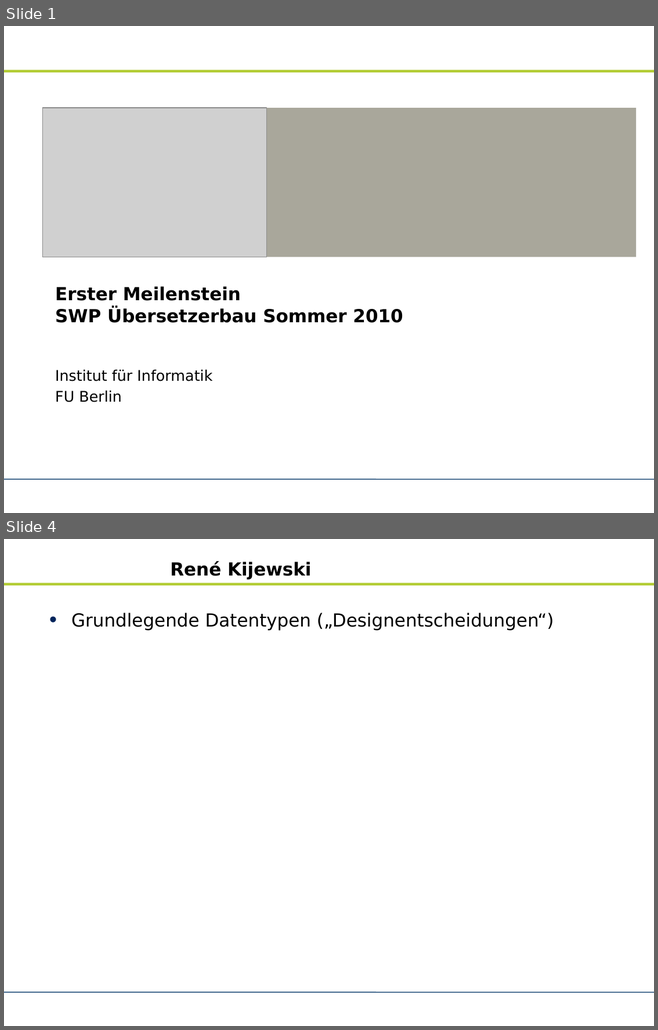
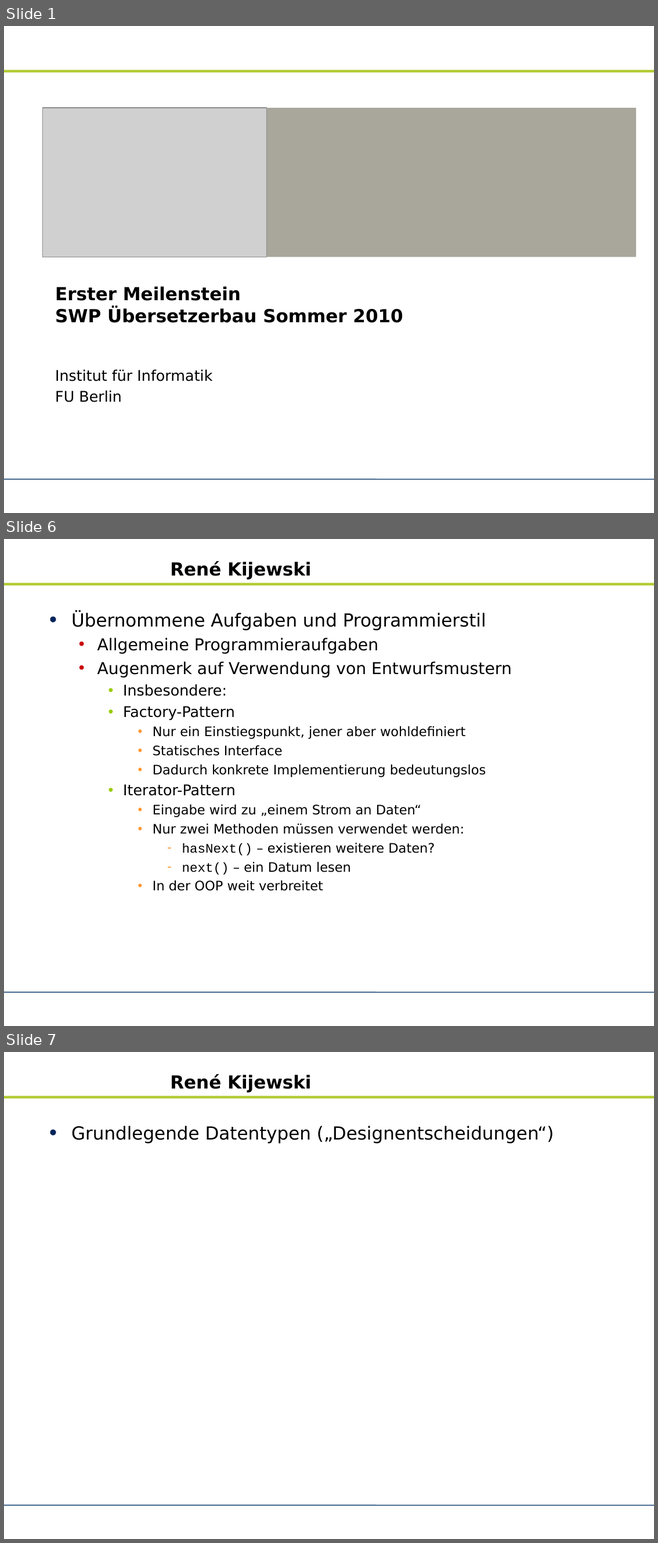
Before and after one commit to zhongxinhua/sose10-swp-uebersetzerbau, a slide deck: trunk/dokumentation/rk-kundenpraesentation.odp. Shown one above the other, each under a label of ours: slides 1 and 4 before the commit, slides 1, 6 and 7 after it; the slides between them are not shown. The pictures are 658x1030 and 658x1543 pixels, drawn with LibreOffice and Linux fonts; fonts in the diff are those of the drawing; grey boxes stand for pictures; background and template pictures are left out. Boxes give left, top, right and bottom in pixels: in the first picture for what was removed or moved away, otherwise in the second. Text is boxed around its words. In the diff, an @@ line names an element or a change of style, - is before the commit and + after.

```diff
--- a/trunk/dokumentation/rk-kundenpraesentation.odp
+++ b/trunk/dokumentation/rk-kundenpraesentation.odp
@@ slide 6 added at box(4, 539, 654, 1026), background #FFFFFF; not listed: 2 template elements that a slide beside it also shows @@
@@ title added at box(170, 561, 311, 580), 22 pt, text #000000, bold @@
+René Kijewski
@@ text added at box(71, 611, 511, 891), 16 pt, text #000000 @@
+• Übernommene Aufgaben und Programmierstil
+  • Allgemeine Programmieraufgaben
+  • Augenmerk auf Verwendung von Entwurfsmustern
+    • Insbesondere:
+    • Factory-Pattern
+      • Nur ein Einstiegspunkt, jener aber wohldefiniert
+      • Statisches Interface
+      • Dadurch konkrete Implementierung bedeutungslos
+    • Iterator-Pattern
+      • Eingabe wird zu „einem Strom an Daten“
+      • Nur zwei Methoden müssen verwendet werden:
+        – hasNext() – existieren weitere Daten?
+        – next() – ein Datum lesen
+      • In der OOP weit verbreitet
@@ what was slide 4 is now slide 7 @@
```
Also in this commit, not shown: 11 slides changed, 4 other slides added, 4 slides removed.
